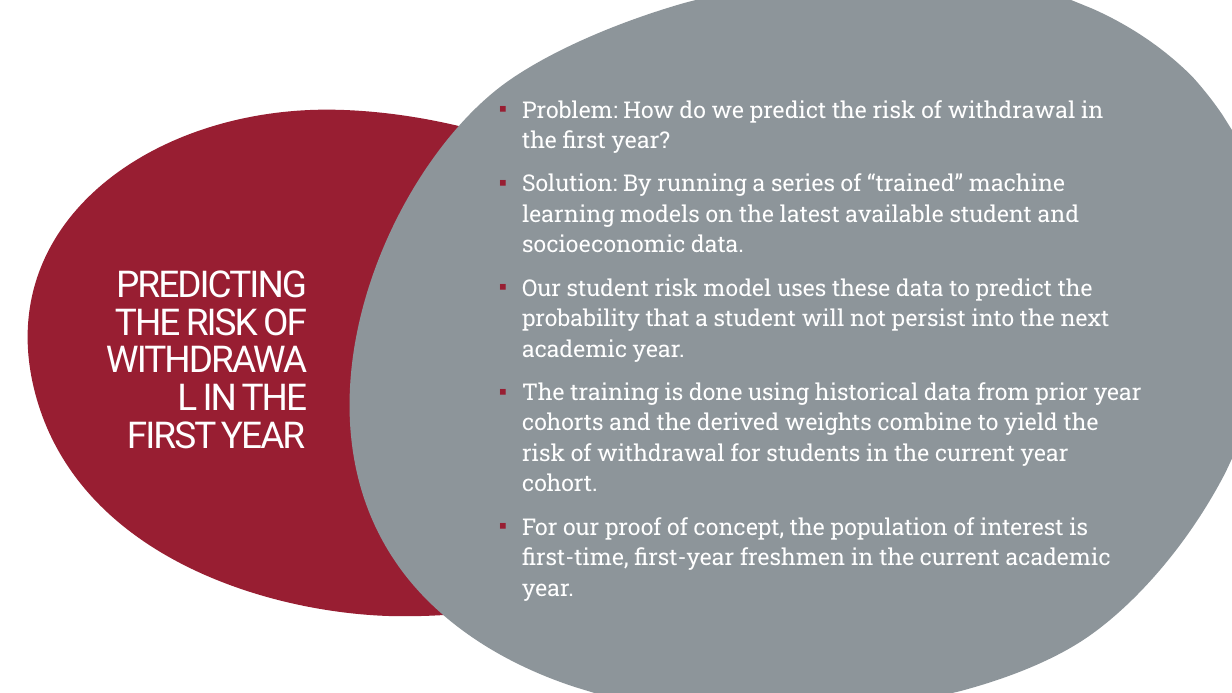
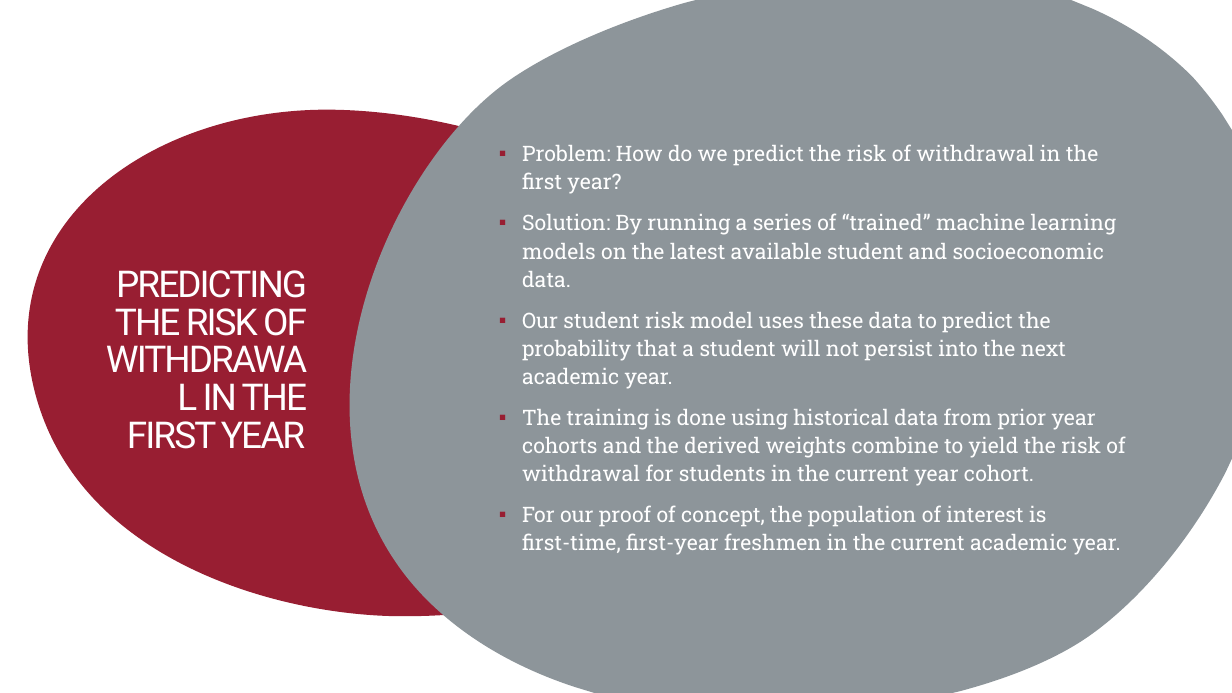
Before and after one commit to concrete-abstraction/student_risk_sagemaker, a slide deck: slide 2 of Documentation/student_risk_presentation.pptx. Drawn at 1232x693 pixels with LibreOffice and Linux fonts; fonts in the diff are those of the drawing. Boxes give left, top, right and bottom in pixels: in the first picture for what was removed or moved away, otherwise in the second. Text is boxed around its words. In the diff, an @@ line names an element or a change of style, - is before the commit and + after.

Commit message:
Revised presentation

```diff
--- a/Documentation/student_risk_presentation.pptx
+++ b/Documentation/student_risk_presentation.pptx
@@ text "Problem: How do we predict ..." at bbox=[522, 144, 1125, 555]: size 18 to 16.6 pt @@
```
